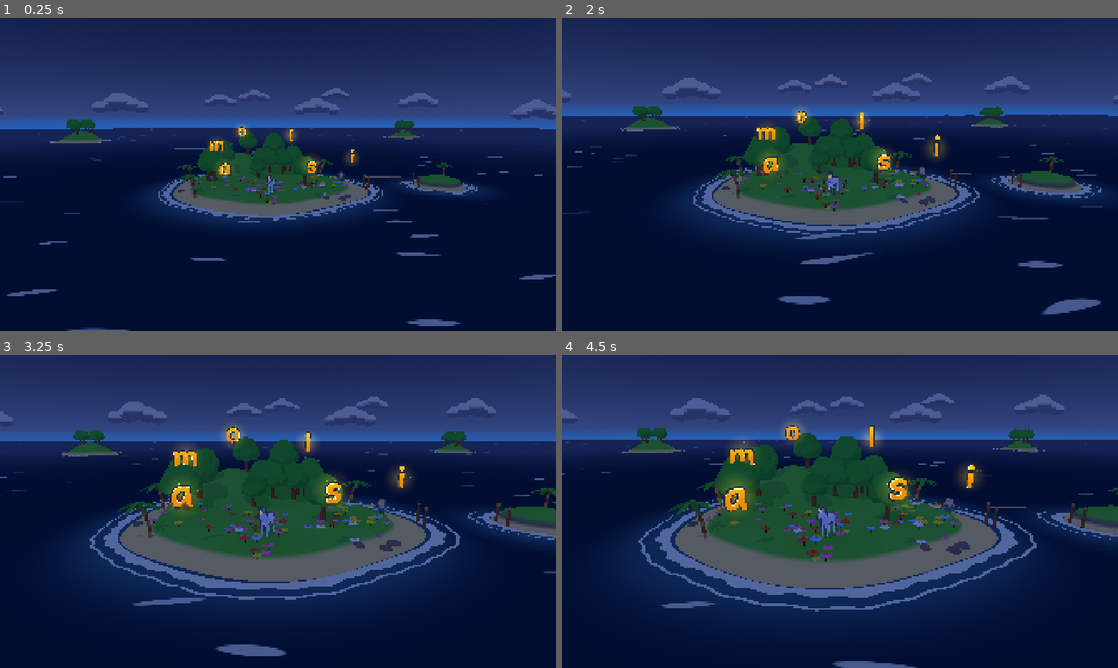
Above: before the commit, frames 1-4 (two rows, left to right).
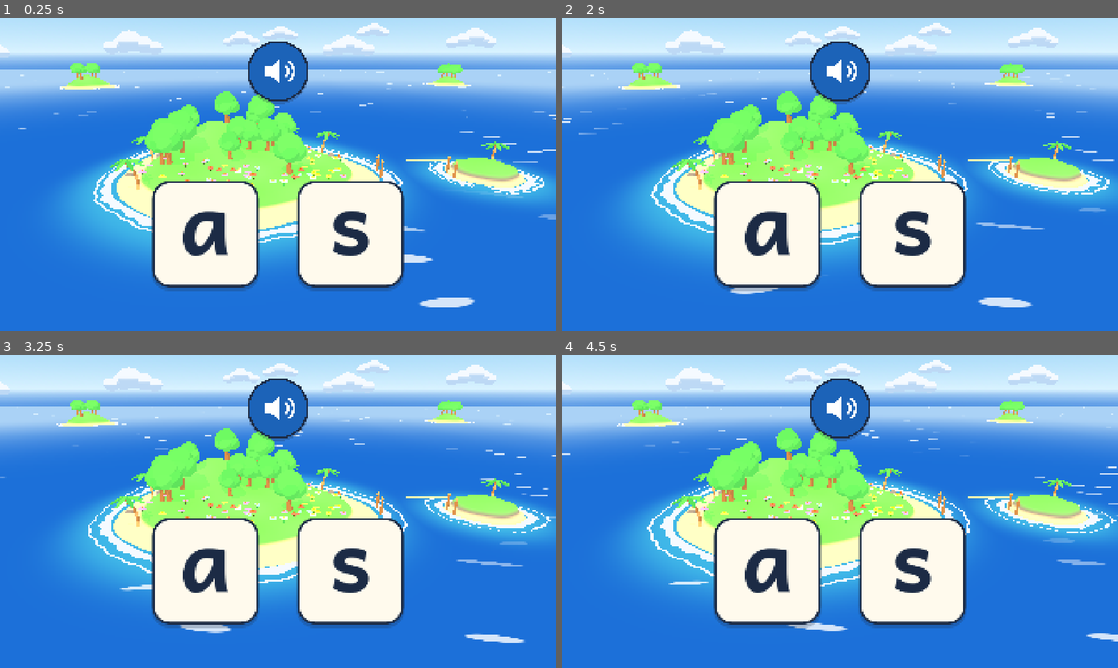
Above: after the commit, the same moments.

Repository: Matswm86/mwm-les
Game: Godot game, scene res://scenes/LetterScreen.tscn
The game is run twice, just before and just after one commit, with the same random seed, the same clock (stepped at 60 frames per second) and the same inputs. Before the commit the project starts from res://scenes/Main.tscn.
Inputs (mouse positions are in pixels of both pictures, inside the frame that each line leads up to):
- Up to frame 1 (0.25 s): no input
- Up to frame 2 (2 s): move the mouse to (962, 158) at 0.52 s; click (962, 158) at 0.67 s; drag from (728, 190) to (812, 237) at 1.27 s
- Up to frame 3 (3.25 s): move the mouse to (333, 442) at 2.02 s; click (333, 442) at 2.17 s; drag from (250, 574) to (111, 464) at 2.77 s
- Up to frame 4 (4.5 s): move the mouse to (1006, 558) at 3.52 s; click (1006, 558) at 3.67 s; drag from (673, 464) to (756, 433) at 4.27 s

The runs differ from the first frame. In frame 1, 99% of the frame differs, in the area x 0-100%, y 0-100%; in frame 2, 99%; in frame 3, 99%; in frame 4, 99%.

Commit message:
App opens on one screen: hear a letter sound, tap the letter
No story, no speech, no score. The game plays a held letter sound;
the child taps one of two big letter tiles (three from letter i on).
Each tile plays its own short sound; right = glow, bounce and chime,
wrong = wobble, wooden tok and the sound again. A speaker button
replays it. Starts with a and s, adds i l o m after four right first
tries in a row. The old island story scenes stay in the repo.

Co-Authored-By: Claude Opus 5.5 <noreply@anthropic.com>

Diff:
--- a/project.godot
+++ b/project.godot
@@ -6,7 +6,7 @@
 
 config/name="MWM Les"
 config/description="A 3D reading adventure for children aged 4-7. Norwegian (bokmål). No ads, no tracking."
-run/main_scene="res://scenes/Main.tscn"
+run/main_scene="res://scenes/LetterScreen.tscn"
 config/features=PackedStringArray("4.6", "Mobile")
 
 [autoload]
--- /dev/null
+++ b/scenes/LetterScreen.tscn
@@ -0,0 +1,6 @@
+[gd_scene load_steps=2 format=3]
+
+[ext_resource type="Script" path="res://scripts/letters/LetterScreen.gd" id="1"]
+
+[node name="LetterScreen" type="Node3D"]
+script = ExtResource("1")
--- /dev/null
+++ b/scripts/letters/LetterAudio.gd
@@ -0,0 +1,72 @@
+class_name LetterAudio
+extends Node
+## The only sound source of the letter screen: one player, so a new clip
+## always stops the one before it. Plays the owner's recorded letter sounds
+## (assets/audio/rec) and two synthesized non-voice effects. Every clip that
+## starts is logged by the file name of the stream actually put on the player.
+
+signal clip_started(file: String)
+
+const SHORT_PATH: String = "res://assets/audio/rec/lyd_%s.wav"
+const HELD_PATH: String = "res://assets/audio/rec/lyd_%s_held.wav"
+const CHIME_PATH: String = "res://assets/audio/sfx_chime_2.wav"
+const TOK_PATH: String = "res://assets/audio/sfx_tok.wav"
+const SFX_DB: float = -8.0
+const MISSING_SEC: float = 0.4
+
+var played: Array[String] = []
+var _player: AudioStreamPlayer
+var _cache: Dictionary = {}
+
+
+func _ready() -> void:
+	_player = AudioStreamPlayer.new()
+	add_child(_player)
+
+
+## Plays the held (long) sound of a letter. Returns its length in seconds.
+func held(letter: String) -> float:
+	return _play(HELD_PATH % letter, 0.0)
+
+
+## Plays the short sound of a letter. Returns its length in seconds.
+func short(letter: String) -> float:
+	return _play(SHORT_PATH % letter, 0.0)
+
+
+func chime() -> float:
+	return _play(CHIME_PATH, SFX_DB)
+
+
+func tok() -> float:
+	return _play(TOK_PATH, SFX_DB)
+
+
+func stop() -> void:
+	_player.stop()
+
+
+func current_file() -> String:
+	return _player.stream.resource_path.get_file() if _player.stream else ""
+
+
+func _play(path: String, db: float) -> float:
+	var s: AudioStream = _load(path)
+	_player.stop()
+	_player.stream = s
+	_player.volume_db = db
+	if s == null:
+		push_error("LetterAudio: missing %s" % path)
+		played.append("MISSING:" + path.get_file())
+		return MISSING_SEC
+	_player.play()
+	var file: String = current_file()
+	played.append(file)
+	clip_started.emit(file)
+	return s.get_length()
+
+
+func _load(path: String) -> AudioStream:
+	if not _cache.has(path):
+		_cache[path] = load(path) as AudioStream if ResourceLoader.exists(path) else null
+	return _cache[path]
--- /dev/null
+++ b/scripts/letters/LetterRules.gd
@@ -0,0 +1,105 @@
+class_name LetterRules
+extends RefCounted
+## Which letters are in play, which one is the target and which tiles show.
+## Pure logic, no nodes and no sound, so the headless test can drive it.
+## All numbers for the one-screen letter game live in the consts here.
+
+const ORDER: Array[String] = ["a", "s", "i", "l", "o", "m"]
+const START_COUNT: int = 2  # a and s
+const STREAK_TO_ADD: int = 4  # correct first tries in a row before the next letter
+const MAX_TILES: int = 3
+const MAX_SAME_TARGET: int = 2  # never the same target 3 times in a row
+const CORRECT_PAUSE_SEC: float = 1.0  # after the chime, before the next item
+const AFTER_CLIP_GAP_SEC: float = 0.15  # silence between two clips in a row
+const INTRO_GAP_SEC: float = 0.35  # between letters in the first-time intro
+
+var count: int = START_COUNT
+var streak: int = 0
+var heard: Array[String] = []  # letters whose held sound has been played in an intro
+var recent: Array[String] = []  # last targets, newest last
+var rng: RandomNumberGenerator = RandomNumberGenerator.new()
+
+
+func letters() -> Array[String]:
+	return ORDER.slice(0, count)
+
+
+func tile_count() -> int:
+	return mini(count, MAX_TILES)
+
+
+## Letters in the set the child has not heard in an intro yet.
+func pending_intro() -> Array[String]:
+	var out: Array[String] = []
+	for l: String in letters():
+		if not heard.has(l):
+			out.append(l)
+	return out
+
+
+func mark_heard(l: String) -> void:
+	if not heard.has(l):
+		heard.append(l)
+
+
+func pick_target() -> String:
+	var pool: Array[String] = letters()
+	if recent.size() >= MAX_SAME_TARGET:
+		var last: String = recent[recent.size() - 1]
+		var all_same: bool = true
+		for k in range(recent.size() - MAX_SAME_TARGET, recent.size()):
+			if recent[k] != last:
+				all_same = false
+		if all_same:
+			pool.erase(last)
+	var t: String = pool[rng.randi_range(0, pool.size() - 1)]
+	recent.append(t)
+	if recent.size() > 4:
+		recent.pop_front()
+	return t
+
+
+## The target, every letter that must be shown (intro), then random fill.
+func pick_tiles(target: String, must: Array[String]) -> Array[String]:
+	var out: Array[String] = [target]
+	for l: String in must:
+		if not out.has(l) and out.size() < tile_count():
+			out.append(l)
+	var rest: Array[String] = []
+	for l: String in letters():
+		if not out.has(l):
+			rest.append(l)
+	while out.size() < tile_count() and not rest.is_empty():
+		out.append(rest.pop_at(rng.randi_range(0, rest.size() - 1)))
+	for k in range(out.size() - 1, 0, -1):  # Fisher-Yates with our own rng
+		var j: int = rng.randi_range(0, k)
+		var tmp: String = out[k]
+		out[k] = out[j]
+		out[j] = tmp
+	return out
+
+
+## Call once per item when the right tile is tapped. Returns the letter that
+## was added to the set, or "".
+func record(first_try: bool) -> String:
+	if not first_try:
+		streak = 0
+		return ""
+	streak += 1
+	if streak >= STREAK_TO_ADD and count < ORDER.size():
+		count += 1
+		streak = 0
+		return ORDER[count - 1]
+	return ""
+
+
+func to_dict() -> Dictionary:
+	return {"count": count, "heard": heard}
+
+
+func from_dict(d: Dictionary) -> void:
+	count = clampi(int(d.get("count", START_COUNT)), START_COUNT, ORDER.size())
+	heard.clear()
+	for v: Variant in d.get("heard", []):
+		if ORDER.has(str(v)):
+			heard.append(str(v))
--- /dev/null
+++ b/scripts/letters/LetterScreen.gd
@@ -0,0 +1,180 @@
+class_name LetterScreen
+extends Node3D
+## The one screen of this build: hear a letter sound, tap the matching letter.
+## Island in the background, two or three big letter tiles, one speaker
+## button. No story, no speech, no score, no timers. Only the owner's
+## recorded letter sounds plus a soft chime and a wooden "tok".
+
+signal item_started(target: String, letters: Array[String])
+signal prompt_played(target: String, file: String)
+
+const SAVE_PATH: String = "user://letters.json"
+const TILE_HEIGHT_SHARE: float = 0.34  # of screen height (spec: at least 0.25)
+const FONT_SHARE: float = 0.80  # letter size vs tile side
+const SPEAKER_HEIGHT_SHARE: float = 0.20
+const TILE_GAP_SHARE: float = 0.07  # of screen width
+
+var persist: bool = true
+var rules: LetterRules = LetterRules.new()
+var audio: LetterAudio
+var world: World
+var rig: CameraRig
+var tiles: Array[LetterTile] = []
+var speaker: SpeakerButton
+var target: String = ""
+var items_done: int = 0
+var busy: bool = true  # taps ignored (intro or feedback running)
+var _ui: Control
+var _seq: int = 0  # bumped by every new action; older awaits then stop
+var _missed: bool = false  # a wrong tap on the current item
+
+
+func _ready() -> void:
+	if OS.get_environment("MWM_LES_FRESH") != "":
+		persist = false
+	world = World.new()
+	add_child(world)
+	world.set_colour_all(1.0)
+	rig = CameraRig.new()
+	add_child(rig)
+	rig.set_pose(GameTune.CAM_HUB_TARGET, GameTune.CAM_HUB_DISTANCE, GameTune.CAM_HUB_PITCH_DEG)
+	audio = LetterAudio.new()
+	add_child(audio)
+	var layer: CanvasLayer = CanvasLayer.new()
+	add_child(layer)
+	_ui = Control.new()
+	_ui.set_anchors_and_offsets_preset(Control.PRESET_FULL_RECT)
+	_ui.mouse_filter = Control.MOUSE_FILTER_IGNORE
+	layer.add_child(_ui)
+	var vs: Vector2 = get_viewport().get_visible_rect().size
+	speaker = SpeakerButton.new().setup(vs.y * SPEAKER_HEIGHT_SHARE)
+	speaker.position = Vector2(vs.x * 0.5 - speaker.size.x * 0.5, vs.y * 0.07)
+	speaker.pressed.connect(replay)
+	_ui.add_child(speaker)
+	_load()
+	next_item()
+
+
+func next_item() -> void:
+	_seq += 1
+	var my: int = _seq
+	busy = true
+	_missed = false
+	var intro: Array[String] = rules.pending_intro()
+	target = rules.pick_target()
+	_show_tiles(rules.pick_tiles(target, intro))
+	item_started.emit(target, tile_letters())
+	if not intro.is_empty():
+		await get_tree().create_timer(0.5).timeout
+		for l: String in intro:
+			if my != _seq:
+				return
+			var sec: float = audio.held(l)
+			var t: LetterTile = tile_for(l)
+			if t:
+				t.pulse(sec)
+			rules.mark_heard(l)
+			await get_tree().create_timer(sec + LetterRules.INTRO_GAP_SEC).timeout
+		_save()
+	else:
+		await get_tree().create_timer(0.35).timeout
+	if my != _seq:
+		return
+	_prompt()
+
+
+func _prompt() -> void:
+	audio.held(target)
+	busy = false
+	prompt_played.emit(target, audio.current_file())
+
+
+## Speaker button: hear the target again.
+func replay() -> void:
+	if busy:
+		return
+	_seq += 1
+	_prompt()
+
+
+func _on_tapped(tile: LetterTile) -> void:
+	if busy:
+		return
+	busy = true
+	_seq += 1
+	var my: int = _seq
+	var sec: float = audio.short(tile.letter)
+	if tile.letter == target:
+		tile.celebrate()
+		rules.record(not _missed)
+		items_done += 1
+		_save()
+		await get_tree().create_timer(sec + LetterRules.AFTER_CLIP_GAP_SEC).timeout
+		if my != _seq:
+			return
+		audio.chime()
+		await get_tree().create_timer(LetterRules.CORRECT_PAUSE_SEC).timeout
+		if my != _seq:
+			return
+		next_item()
+	else:
+		_missed = true
+		tile.wobble()
+		await get_tree().create_timer(sec + LetterRules.AFTER_CLIP_GAP_SEC).timeout
+		if my != _seq:
+			return
+		var tok_sec: float = audio.tok()
+		await get_tree().create_timer(tok_sec + LetterRules.AFTER_CLIP_GAP_SEC).timeout
+		if my != _seq:
+			return
+		_prompt()
+
+
+func tile_letters() -> Array[String]:
+	var out: Array[String] = []
+	for t: LetterTile in tiles:
+		out.append(t.letter)
+	return out
+
+
+func tile_for(l: String) -> LetterTile:
+	for t: LetterTile in tiles:
+		if t.letter == l:
+			return t
+	return null
+
+
+func _show_tiles(letters: Array[String]) -> void:
+	for t: LetterTile in tiles:
+		t.queue_free()
+	tiles.clear()
+	var vs: Vector2 = get_viewport().get_visible_rect().size
+	var side: float = vs.y * TILE_HEIGHT_SHARE
+	var gap: float = vs.x * TILE_GAP_SHARE
+	var total: float = letters.size() * side + (letters.size() - 1) * gap
+	var x: float = (vs.x - total) * 0.5
+	var y: float = vs.y * 0.52
+	for l: String in letters:
+		var t: LetterTile = LetterTile.new().setup(l, side, int(side * FONT_SHARE))
+		t.position = Vector2(x, y)
+		t.remember_place()
+		t.tapped.connect(_on_tapped)
+		_ui.add_child(t)
+		tiles.append(t)
+		x += side + gap
+
+
+func _load() -> void:
+	if not persist or not FileAccess.file_exists(SAVE_PATH):
+		return
+	var d: Variant = JSON.parse_string(FileAccess.get_file_as_string(SAVE_PATH))
+	if d is Dictionary:
+		rules.from_dict(d as Dictionary)
+
+
+func _save() -> void:
+	if not persist:
+		return
+	var f: FileAccess = FileAccess.open(SAVE_PATH, FileAccess.WRITE)
+	if f:
+		f.store_string(JSON.stringify(rules.to_dict()))
--- /dev/null
+++ b/scripts/letters/LetterTile.gd
@@ -0,0 +1,127 @@
+class_name LetterTile
+extends Control
+## One big lowercase letter on a card. Touch only (mouse clicks arrive as
+## emulated touches). The tile never plays sound itself: it emits `tapped`
+## and the screen decides what to play.
+
+signal tapped(tile: LetterTile)
+
+const CARD: Color = Color(1.0, 0.98, 0.93)
+const INK: Color = Color(0.11, 0.17, 0.27)
+const GLOW: Color = Color(1.0, 0.76, 0.10)
+const BORDER_PX: int = 8
+const GLOW_PX: float = 22.0
+const HALO: Color = Color(1.0, 0.95, 0.62)
+const X_HEIGHT_EM: float = 0.5  # Andika lowercase height, share of font size
+
+var letter: String = ""
+var glow: float = 0.0:
+	set(v):
+		glow = v
+		queue_redraw()
+var label: Label
+var _tw: Tween
+var _base_y: float = 0.0
+
+
+func setup(p_letter: String, side: float, font_px: int) -> LetterTile:
+	letter = p_letter
+	custom_minimum_size = Vector2(side, side)
+	size = Vector2(side, side)
+	pivot_offset = size * 0.5
+	mouse_filter = Control.MOUSE_FILTER_STOP
+	label = Label.new()
+	label.text = p_letter
+	label.horizontal_alignment = HORIZONTAL_ALIGNMENT_CENTER
+	label.vertical_alignment = VERTICAL_ALIGNMENT_TOP
+	label.add_theme_font_size_override("font_size", font_px)
+	label.add_theme_color_override("font_color", INK)
+	label.mouse_filter = Control.MOUSE_FILTER_IGNORE
+	# Same baseline on every tile, x-height centred in the card: the font's
+	# line box is much taller than a lowercase letter, so plain centring
+	# pushes the letter to the bottom edge.
+	var font: Font = label.get_theme_font("font")
+	var baseline: float = side * 0.5 + font_px * X_HEIGHT_EM * 0.5
+	label.position = Vector2(0.0, baseline - font.get_ascent(font_px))
+	label.size = Vector2(side, font.get_height(font_px))
+	add_child(label)
+	return self
+
+
+func _gui_input(event: InputEvent) -> void:
+	if event is InputEventScreenTouch:
+		var t: InputEventScreenTouch = event as InputEventScreenTouch
+		accept_event()
+		if not t.pressed and Rect2(Vector2.ZERO, size).has_point(t.position):
+			press()
+
+
+## Same path a real touch takes (the headless test calls this).
+func press() -> void:
+	tapped.emit(self)
+
+
+func _new_tween() -> Tween:
+	if _tw and _tw.is_valid():
+		_tw.kill()
+	scale = Vector2.ONE
+	rotation = 0.0
+	position.y = _base_y
+	_tw = create_tween()
+	return _tw
+
+
+func remember_place() -> void:
+	_base_y = position.y
+
+
+## Grows and glows while its held sound plays (first-time intro).
+func pulse(sec: float) -> void:
+	var edge: float = minf(0.25, sec * 0.3)
+	var tw: Tween = _new_tween().set_parallel(true)
+	tw.tween_property(self, "scale", Vector2.ONE * 1.12, edge).set_trans(Tween.TRANS_SINE)
+	tw.tween_property(self, "glow", 1.0, edge)
+	tw.chain().tween_interval(maxf(sec - edge * 2.0, 0.0))
+	tw.chain().tween_property(self, "scale", Vector2.ONE, edge).set_trans(Tween.TRANS_SINE)
+	tw.tween_property(self, "glow", 0.0, edge)
+
+
+## Right answer: glows gold and bounces.
+func celebrate() -> void:
+	var tw: Tween = _new_tween()
+	tw.set_parallel(true)
+	tw.tween_property(self, "glow", 1.0, 0.15)
+	tw.tween_property(self, "scale", Vector2.ONE * 1.15, 0.15)
+	tw.tween_property(self, "position:y", _base_y - 50.0, 0.18).set_ease(Tween.EASE_OUT)
+	(
+		tw
+		. chain()
+		. tween_property(self, "position:y", _base_y, 0.35)
+		. set_trans(Tween.TRANS_BOUNCE)
+		. set_ease(Tween.EASE_OUT)
+	)
+
+
+## Wrong answer: a short side-to-side wobble.
+func wobble() -> void:
+	var tw: Tween = _new_tween()
+	for a: float in [-0.12, 0.10, -0.07, 0.04, 0.0]:
+		tw.tween_property(self, "rotation", a, 0.08).set_trans(Tween.TRANS_SINE)
+
+
+func _draw() -> void:
+	var r: Rect2 = Rect2(Vector2.ZERO, size)
+	if glow > 0.0:
+		var g: StyleBoxFlat = StyleBoxFlat.new()
+		g.bg_color = Color(HALO, 0.9 * glow)
+		g.set_corner_radius_all(int(size.y * 0.16 + GLOW_PX))
+		draw_style_box(g, r.grow(GLOW_PX * glow))
+	var sb: StyleBoxFlat = StyleBoxFlat.new()
+	sb.bg_color = CARD
+	sb.set_corner_radius_all(int(size.y * 0.16))
+	sb.border_color = GLOW if glow > 0.5 else INK
+	sb.set_border_width_all(BORDER_PX + int(6.0 * glow))
+	sb.shadow_color = Color(INK, 0.25)
+	sb.shadow_offset = Vector2(0, 10)
+	sb.shadow_size = 4
+	draw_style_box(sb, r)
--- /dev/null
+++ b/scripts/letters/SpeakerButton.gd
@@ -0,0 +1,50 @@
+class_name SpeakerButton
+extends Control
+## Big round speaker button: replays the target sound. Silent itself (no
+## click sound, so it never talks over a letter). Touch only.
+
+signal pressed
+
+const FILL: Color = Color(0.11, 0.39, 0.72)
+const INK: Color = Color(0.11, 0.17, 0.27)
+const ICON: Color = Color(1, 1, 1)
+
+
+func setup(side: float) -> SpeakerButton:
+	custom_minimum_size = Vector2(side, side)
+	size = Vector2(side, side)
+	pivot_offset = size * 0.5
+	mouse_filter = Control.MOUSE_FILTER_STOP
+	return self
+
+
+func _gui_input(event: InputEvent) -> void:
+	if event is InputEventScreenTouch:
+		var t: InputEventScreenTouch = event as InputEventScreenTouch
+		accept_event()
+		if t.pressed:
+			var tw: Tween = create_tween()
+			tw.tween_property(self, "scale", Vector2.ONE * 0.92, 0.08)
+			tw.tween_property(self, "scale", Vector2.ONE, 0.18).set_trans(Tween.TRANS_BACK)
+		elif Rect2(Vector2.ZERO, size).has_point(t.position):
+			pressed.emit()
+
+
+func _draw() -> void:
+	var c: Vector2 = size * 0.5
+	var r: float = minf(size.x, size.y) * 0.5
+	draw_circle(c + Vector2(0, 8), r - 2.0, Color(INK, 0.25))
+	draw_circle(c, r - 2.0, INK)
+	draw_circle(c, r - 9.0, FILL)
+	var s: float = r * 0.5
+	var body: PackedVector2Array = [
+		c + Vector2(-s * 0.9, -s * 0.35),
+		c + Vector2(-s * 0.4, -s * 0.35),
+		c + Vector2(s * 0.15, -s * 0.85),
+		c + Vector2(s * 0.15, s * 0.85),
+		c + Vector2(-s * 0.4, s * 0.35),
+		c + Vector2(-s * 0.9, s * 0.35)
+	]
+	draw_colored_polygon(body, ICON)
+	draw_arc(c + Vector2(s * 0.2, 0), s * 0.45, -0.9, 0.9, 16, ICON, s * 0.14, true)
+	draw_arc(c + Vector2(s * 0.2, 0), s * 0.8, -0.9, 0.9, 16, ICON, s * 0.14, true)
Not shown, added: scripts/letters/LetterAudio.gd.uid
Not shown, added: scripts/letters/LetterRules.gd.uid
Not shown, added: scripts/letters/LetterScreen.gd.uid
Not shown, added: scripts/letters/LetterTile.gd.uid
Not shown, added: scripts/letters/SpeakerButton.gd.uid
